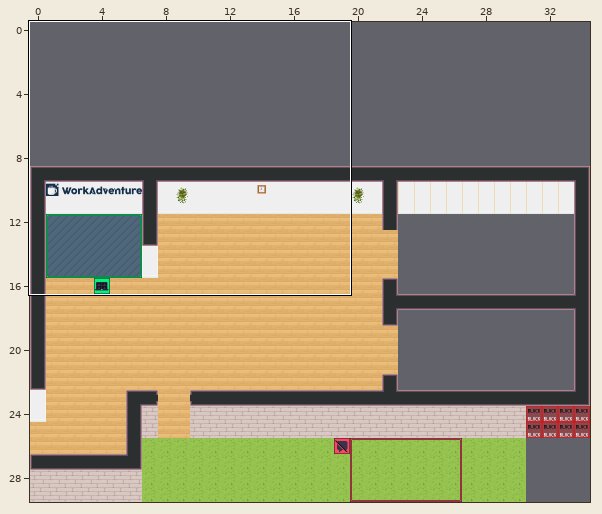
Tiled map (JSON): map.tmj. The first picture is a wide view before the edit; the outline marks the close-up.
Close-up. First the earlier version:
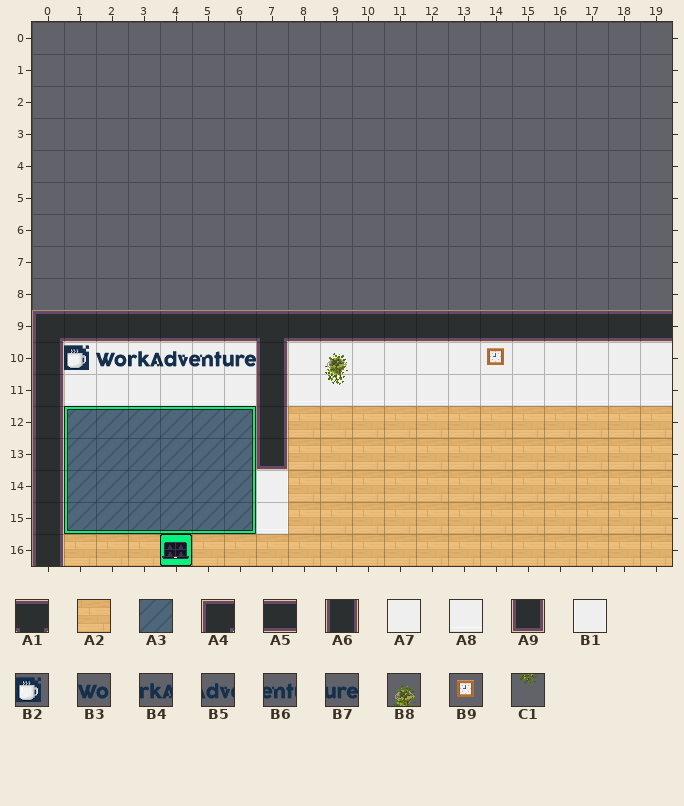
Cells are 32x32 px. Shown: x 0..19, y 0..16. The commit also changed other parts of the map, which this record leaves out. The old version is drawn lined up with the new one.
Key: from "Chunk 1": A1 2, A2 3, A3 4, A4 24, A5 25, A6 27, A7 28, A8 32, A9 34, B1 35, B2 48, B3 49, B4 50, B5 51, B6 52, B7 53, B8 54, B9 55, C1 56.
__ is an empty cell, ## one hidden under a higher layer.
Layers that did not change in this view are not listed.
Layer "SOL/Matière Sol" before, first column x 0:
 0 __ __ __ __ __ __ __ __ __ __ __ __ __ __ __ __ __ __ __ __
 1 __ __ __ __ __ __ __ __ __ __ __ __ __ __ __ __ __ __ __ __
 2 __ __ __ __ __ __ __ __ __ __ __ __ __ __ __ __ __ __ __ __
 3 __ __ __ __ __ __ __ __ __ __ __ __ __ __ __ __ __ __ __ __
 4 __ __ __ __ __ __ __ __ __ __ __ __ __ __ __ __ __ __ __ __
 5 __ __ __ __ __ __ __ __ __ __ __ __ __ __ __ __ __ __ __ __
 6 __ __ __ __ __ __ __ __ __ __ __ __ __ __ __ __ __ __ __ __
 7 __ __ __ __ __ __ __ __ __ __ __ __ __ __ __ __ __ __ __ __
 8 __ __ __ __ __ __ __ __ __ __ __ __ __ __ __ __ __ __ __ __
 9 __ __ __ __ __ __ __ __ __ __ __ __ __ __ __ __ __ __ __ __
10 __ __ __ __ __ __ __ __ __ __ __ __ __ __ __ __ __ __ __ __
11 __ __ __ __ __ __ __ __ __ __ __ __ __ __ __ __ __ __ __ __
12 ## A3 A3 A3 A3 A3 A3 ## A2 A2 A2 A2 A2 A2 A2 A2 A2 A2 A2 A2
13 ## A3 A3 A3 A3 A3 A3 ## A2 A2 A2 A2 A2 A2 A2 A2 A2 A2 A2 A2
14 ## A3 A3 A3 A3 A3 A3 ## A2 A2 A2 A2 A2 A2 A2 A2 A2 A2 A2 A2
Layer "MURS/Murs" before, first column x 0:
 0 __ __ __ __ __ __ __ __ __ __ __ __ __ __ __ __ __ __ __ __
 1 __ __ __ __ __ __ __ __ __ __ __ __ __ __ __ __ __ __ __ __
 2 __ __ __ __ __ __ __ __ __ __ __ __ __ __ __ __ __ __ __ __
 3 __ __ __ __ __ __ __ __ __ __ __ __ __ __ __ __ __ __ __ __
 4 __ __ __ __ __ __ __ __ __ __ __ __ __ __ __ __ __ __ __ __
 5 __ __ __ __ __ __ __ __ __ __ __ __ __ __ __ __ __ __ __ __
 6 __ __ __ __ __ __ __ __ __ __ __ __ __ __ __ __ __ __ __ __
 7 __ __ __ __ __ __ __ __ __ __ __ __ __ __ __ __ __ __ __ __
 8 __ __ __ __ __ __ __ __ __ __ __ __ __ __ __ __ __ __ __ __
 9 A4 A5 A5 A5 A5 A5 A5 A1 A5 A5 A5 A5 A5 A5 A5 A5 A5 A5 A5 A5
10 A6 A7 A7 A7 A7 A7 A7 A6 A7 A7 A7 A7 A7 A7 A7 A7 A7 A7 A7 A7
11 A6 A8 A8 A8 A8 A8 A8 A6 A8 A8 A8 A8 A8 A8 A8 A8 A8 A8 A8 A8
12 A6 __ __ __ __ __ __ A6 __ __ __ __ __ __ __ __ __ __ __ __
13 A6 __ __ __ __ __ __ A9 __ __ __ __ __ __ __ __ __ __ __ __
14 A6 __ __ __ __ __ __ B1 __ __ __ __ __ __ __ __ __ __ __ __
Layer "MURS/Deco Murs" before, first column x 0:
 1 __ __ __ __ __ __ __ __ __ __ __ __ __ __ __ __ __ __ __ __
 2 __ __ __ __ __ __ __ __ __ __ __ __ __ __ __ __ __ __ __ __
 3 __ __ __ __ __ __ __ __ __ __ __ __ __ __ __ __ __ __ __ __
 4 __ __ __ __ __ __ __ __ __ __ __ __ __ __ __ __ __ __ __ __
 5 __ __ __ __ __ __ __ __ __ __ __ __ __ __ __ __ __ __ __ __
 6 __ __ __ __ __ __ __ __ __ __ __ __ __ __ __ __ __ __ __ __
 7 __ __ __ __ __ __ __ __ __ __ __ __ __ __ __ __ __ __ __ __
 8 __ __ __ __ __ __ __ __ __ __ __ __ __ __ __ __ __ __ __ __
 9 __ __ __ __ __ __ __ __ __ __ __ __ __ __ __ __ __ __ __ __
10 __ B2 B3 B4 B5 B6 B7 __ __ B8 __ __ __ __ B9 __ __ __ __ __
11 __ __ __ __ __ __ __ __ __ C1 __ __ __ __ __ __ __ __ __ __
12 __ __ __ __ __ __ __ __ __ __ __ __ __ __ __ __ __ __ __ __
13 __ __ __ __ __ __ __ __ __ __ __ __ __ __ __ __ __ __ __ __
14 __ __ __ __ __ __ __ __ __ __ __ __ __ __ __ __ __ __ __ __
New version:
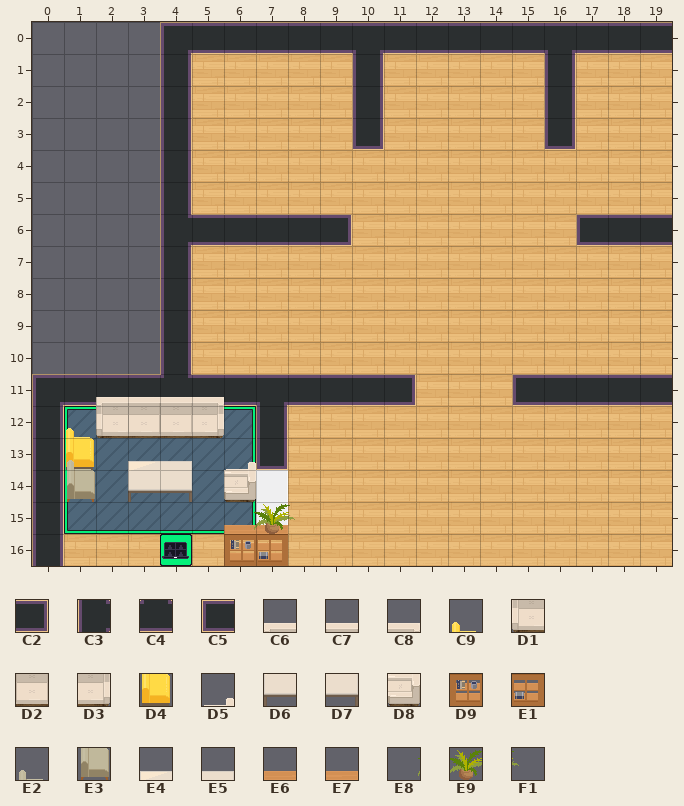
Further tiles: from "Chunk 1": C2 37, C3 38, C4 42, C5 46, C6 69, C7 70, C8 71, C9 74, D1 75, D2 76, D3 77, D4 78, D5 79, D6 83, D7 84, D8 85, D9 86, E1 87, E2 141, E3 144, E4 157, E5 158, E6 159, E7 160, E8 188, E9 189, F1 190.
Tiles of an added or newly shown layer are drawn over the layers below it.
Changes in this commit:
Changed rows in their new state; .. is an unchanged cell.
map size 35x21 -> 35x30 cells (old content now starts at 0,9; both pictures use the new coordinates)
Layer "collisions":
first column x 0:
 9 __ __ __ __
10 __ __ __ __
Layer "SOL/Matière Sol":
first column x 5:
 1 A2 A2 A2 A2 A2 .. A2 A2 A2 A2 A2 .. A2 A2 A2
 2 A2 A2 A2 A2 A2 .. A2 A2 A2 A2 A2 .. A2 A2 A2
 3 A2 A2 A2 A2 A2 .. A2 A2 A2 A2 A2 .. A2 A2 A2
 4 A2 A2 A2 A2 A2 A2 A2 A2 A2 A2 A2 A2 A2 A2 A2
 5 A2 A2 A2 A2 A2 A2 A2 A2 A2 A2 A2 A2 A2 A2 A2
 6 .. .. .. .. .. A2 A2 A2 A2 A2 A2 A2 .. .. ..
 7 A2 A2 A2 A2 A2 A2 A2 A2 A2 A2 A2 A2 A2 A2 A2
 8 A2 A2 A2 A2 A2 A2 A2 A2 A2 A2 A2 A2 A2 A2 A2
 9 A2 A2 A2 A2 A2 A2 A2 A2 A2 A2 A2 A2 A2 A2 A2
10 A2 A2 A2 A2 A2 A2 A2 A2 A2 A2 A2 A2 A2 A2 A2
11 .. .. .. .. .. .. .. A2 A2 A2 .. .. .. .. ..
Layer "MURS/Murs":
first column x 0:
 0 .. .. .. .. A4 A5 A5 A5 A5 A5 A1 A5 A5 A5 A5 A5 A1 A5 A5 A5
 1 .. .. .. .. A6 .. .. .. .. .. A6 .. .. .. .. .. A6 .. .. ..
 2 .. .. .. .. A6 .. .. .. .. .. A6 .. .. .. .. .. A6 .. .. ..
 3 .. .. .. .. A6 .. .. .. .. .. A9 .. .. .. .. .. A9 .. .. ..
 4 .. .. .. .. A6 .. .. .. .. .. .. .. .. .. .. .. .. .. .. ..
 5 .. .. .. .. A6 .. .. .. .. .. .. .. .. .. .. .. .. .. .. ..
 6 .. .. .. .. C3 A5 A5 A5 A5 C2 .. .. .. .. .. .. .. C5 A5 A5
 7 .. .. .. .. A6 .. .. .. .. .. .. .. .. .. .. .. .. .. .. ..
 8 .. .. .. .. A6 .. .. .. .. .. .. .. .. .. .. .. .. .. .. ..
 9 __ __ __ __ A6 __ __ __ __ __ __ __ __ __ __ __ __ __ __ __
10 __ __ __ __ A6 __ __ __ __ __ __ __ __ __ __ __ __ __ __ __
11 A4 A5 A5 A5 C4 A5 A5 A1 A5 A5 A5 C2 __ __ __ C5 A5 A5 A5 A5
Layer "MURS/Deco Murs":
first column x 1:
10 __ __ __ __ __ __ .. .. __ .. .. .. .. __
11 .. .. .. .. .. .. .. .. __ .. .. .. .. ..
Layer "furniture/furniture2" (now shown):
first column x 1:
11 .. C6 C7 C7 C8 .. ..
12 C9 D1 D2 D2 D3 .. ..
13 D4 .. .. .. .. D5 ..
14 .. .. D6 D7 .. D8 ..
16 .. .. .. .. .. D9 E1
Layer "furniture/furniture3" (now shown):
first column x 1:
13 E2
14 E3
Layer "above/above1" (now shown):
first column x 3:
13 E4 E5 .. .. ..
15 .. .. .. E6 E7
Layer "above/above2" (now shown):
first column x 6:
15 E8 E9 F1
Where, in picture pixels (left, top, right, bottom), the same in both close-ups:
changed: (32, 22, 672, 566)
